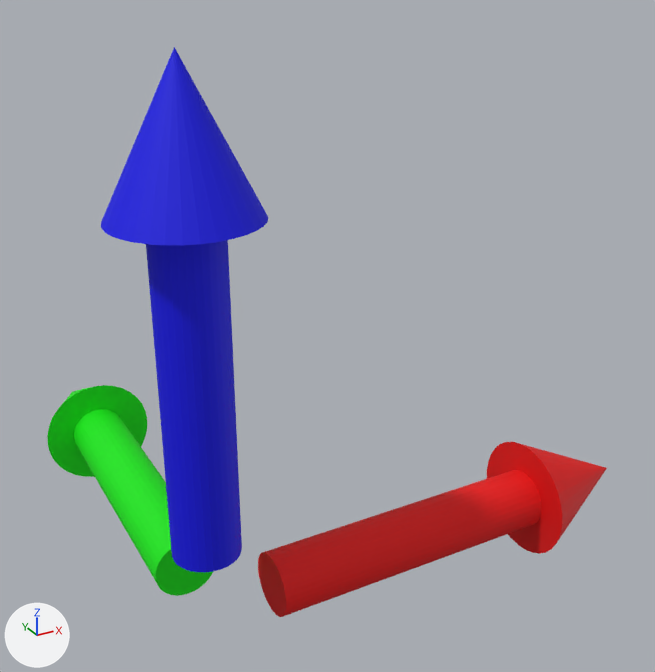
What one commit did to the OBJ model src/main/resources/assets/models/arrows.obj.
Before and after are seen from a 50 mm lens placed at (-0.365, -1.021, 0.904), pointed at (0.357, 0.29, 0.248). The axes (+X, +Y, +Z) are drawn at lower left. The lights are the same throughout. Where no turn or scale is listed for an object, it has been applied to the vertices.
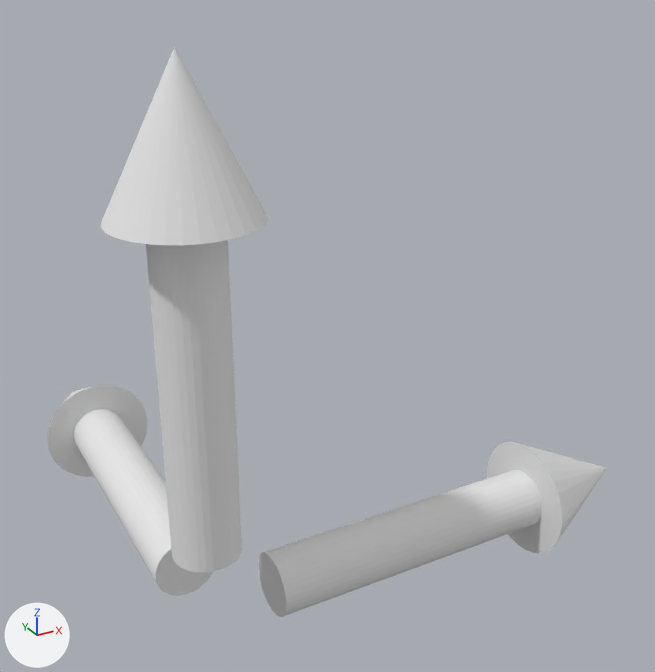
Location of each change, [x1, y1, x2, y2] in pixels of the pictures (655 x 672 px):
'Cone.001', recoloured (blue to white): [101, 47, 268, 572] in both
'Cone', recoloured (red to white): [258, 442, 607, 617] in both
'Cone.002', recoloured (green to white): [47, 385, 213, 596] in both

The change, as a list of edits to the scene's bpy script:
```text
Change mat_axis_z:
    mat_axis_z.base_color: (0.0, 0.0, 0.8) -> (0.8, 0.8, 0.8)  # blue #0000e7 -> white #e7e7e7
Change mat_axis_y:
    mat_axis_y.base_color: (0.0, 0.8, 0.0) -> (0.8, 0.8, 0.8)  # green #00e700 -> white #e7e7e7
Change me_cone:
    where me_cone.from_pydata(...)  # 97 vertices, 67 faces; spans x 0.1..0.791, y -0.101..0.101, z -0.101..0.101
    remove me_cone.materials.append(mat_axis_x)  # red #e70000
```
